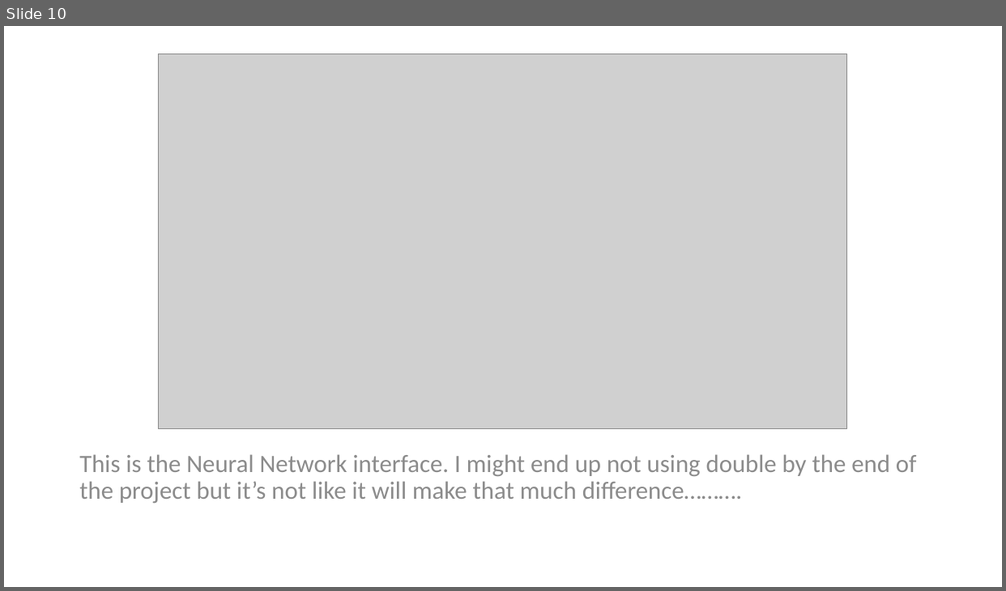
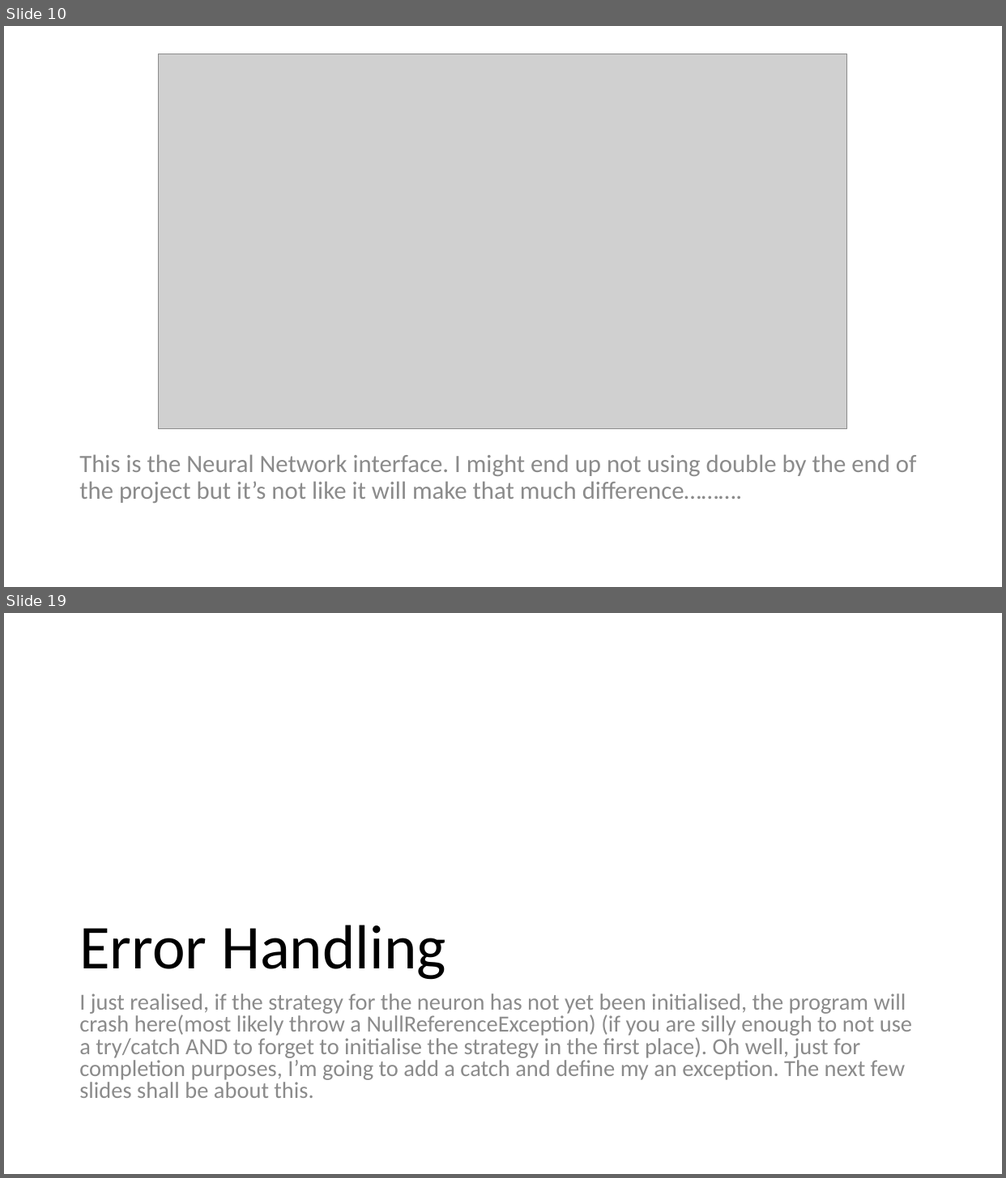
Before and after one commit to PixelZerg/NeuroOCR, a slide deck: NeuroOCR-DevelopmentDocumentation.pptx. Shown one above the other, each under a label of ours: slide 10 before the commit, slides 10 and 19 after it; the slides between them are not shown. The pictures are 1006x591 and 1006x1178 pixels, drawn with LibreOffice and Linux fonts; fonts in the diff are those of the drawing; grey boxes stand for pictures. Boxes give left, top, right and bottom in pixels: in the first picture for what was removed or moved away, otherwise in the second. Text is boxed around its words. In the diff, an @@ line names an element or a change of style, - is before the commit and + after.

Commit message:
Finished off the interfaces and implemented the Neuron

```diff
--- a/NeuroOCR-DevelopmentDocumentation.pptx
+++ b/NeuroOCR-DevelopmentDocumentation.pptx
@@ slide 19 added at (x1=4, y1=613, x2=1002, y2=1174), background #FFFFFF @@
@@ title added at (x1=79, y1=925, x2=446, y2=980), 60 pt, text #000000 @@
+Error Handling
@@ text added at (x1=79, y1=994, x2=912, y2=1098), 22.2 pt, text #8C8C8C @@
+I just realised, if the strategy for the neuron has not yet been initialised, the program will crash here(most likely throw a NullReferenceException) (if you are silly enough to not use a try/catch AND to forget to initialise the strategy in the first place). Oh well, just for completion purposes, I’m going to add a catch and define my an exception. The next few slides shall be about this.
```
Also in this commit, not shown: 1 slide changed, 13 other slides added, 6 other files.
